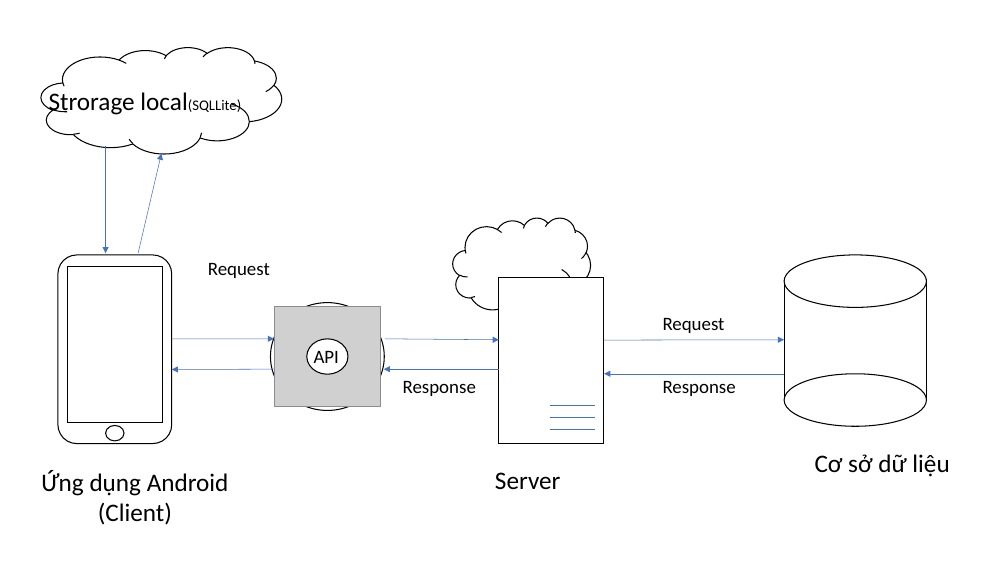
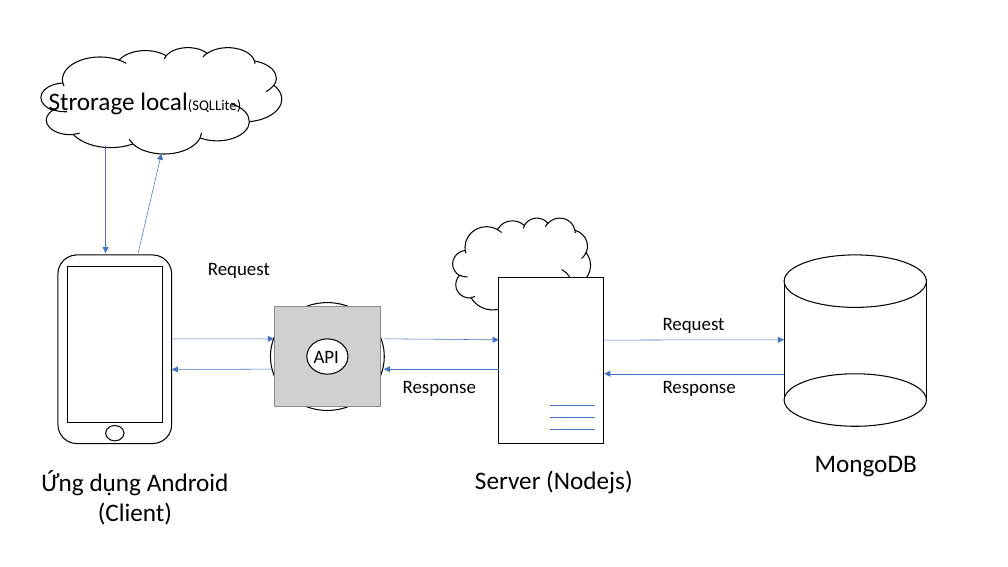
Before and after one commit to hoangnam1997/android, a slide deck: slide 1 of document/local_file/kien_truc_he_thong.pptx. Drawn at 1008x567 pixels with LibreOffice and Linux fonts; fonts in the diff are those of the drawing; grey boxes stand for pictures. Boxes give left, top, right and bottom in pixels: in the first picture for what was removed or moved away, otherwise in the second. Text is boxed around its words. In the diff, an @@ line names an element or a change of style, - is before the commit and + after.

```diff
--- a/document/local_file/kien_truc_he_thong.pptx
+++ b/document/local_file/kien_truc_he_thong.pptx
@@ text at box(475, 470, 632, 494): text changed @@
-Server
+Server (Nodejs)
@@ text at box(815, 455, 917, 477): text changed @@
-Cơ sở dữ liệu
+MongoDB
```
Also in this commit, not shown: 2 other files.
